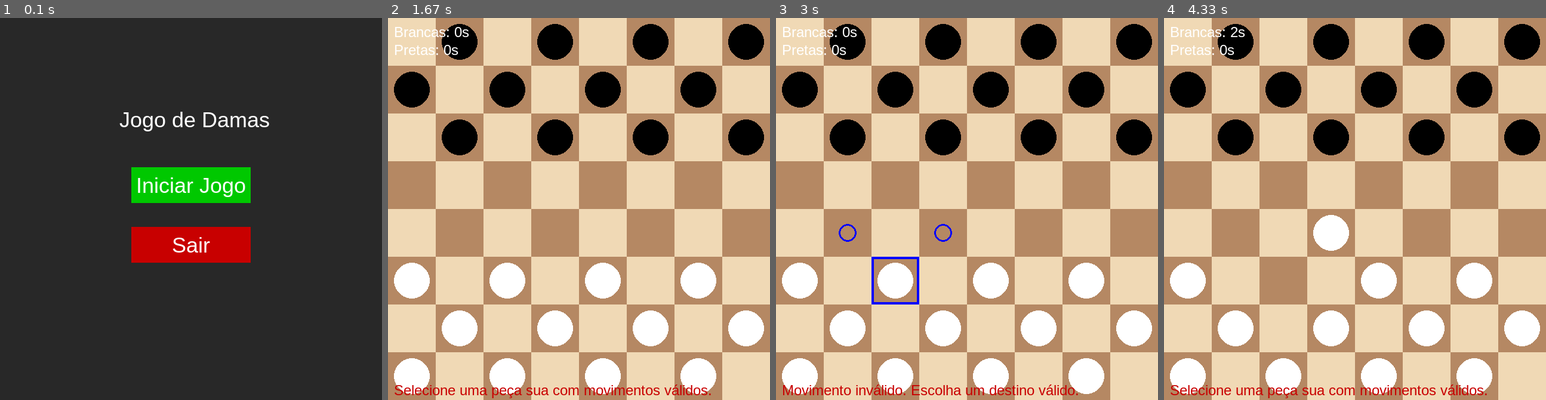
Above: before the commit, frames 1-4 (left to right).
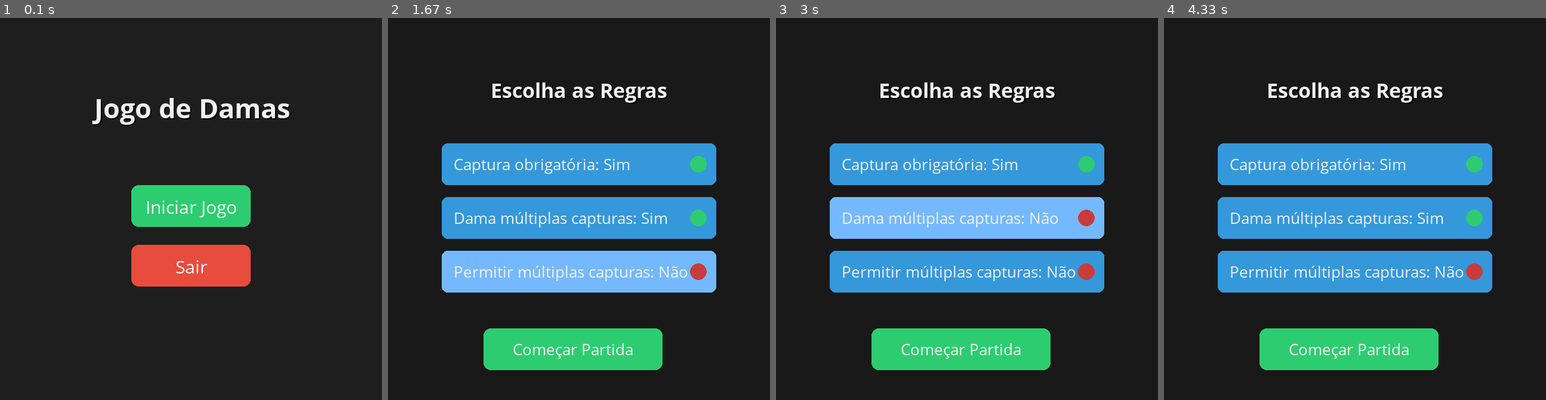
Above: after the commit, the same moments.

Repository: Tortuguinha/jogo-damas
Game: pygame game, started from main.py
The game is run twice, just before and just after one commit, with the same random seed, the same clock (stepped at 60 frames per second) and the same inputs.
Inputs (mouse positions are in pixels of both pictures, inside the frame that each line leads up to):
- Up to frame 1 (0.1 s): no input
- Up to frame 2 (1.67 s): click "Iniciar Jogo" at 0.38 s; click (514, 296) at 0.72 s; click (479, 327) at 1.05 s; click (456, 262) at 1.38 s
- Up to frame 3 (3 s): click (840, 327) at 1.72 s; click (852, 186) at 2.05 s; click (871, 300) at 2.38 s; click (993, 201) at 2.72 s
- Up to frame 4 (4.33 s): click (1316, 212) at 3.62 s; click (1217, 300) at 3.95 s

The runs differ from the first frame. In frame 1, 12% of the frame differs, in the area x 24-77%, y 20-71%; in frame 2, 100%; in frame 3, 100%; in frame 4, 100%, in the area x 0-100%, y 0-100%.

Commit message:
update
atualização do menu

Diff:
--- /dev/null
+++ b/src/cores.py
@@ -0,0 +1,6 @@
+# Definição das cores
+PRETO = (0, 0, 0)
+BRANCO = (255, 255, 255)
+VERMELHO = (231, 76, 60)
+VERDE = (46, 204, 113)
+AZUL = (52, 152, 219)
--- a/src/menu.py
+++ b/src/menu.py
@@ -2,19 +2,20 @@
 import sys
 
 # Cores
-CINZA_ESCURO = (40, 40, 40)
-BRANCO = (255, 255, 255)
-VERDE = (0, 200, 0)
-VERMELHO = (200, 0, 0)
-VERDE_CLARO = (0, 255, 0)
-VERMELHO_CLARO = (255, 50, 50)
+FUNDO = (30, 30, 30)
+BRANCO = (240, 240, 240)
+VERDE = (46, 204, 113)
+VERDE_CLARO = (67, 224, 138)
+VERMELHO = (231, 76, 60)
+VERMELHO_CLARO = (250, 105, 95)
+
+pygame.font.init()
+FONTE_TITULO = pygame.font.SysFont("Segoe UI", 48, bold=True)
+FONTE_BOTOES = pygame.font.SysFont("Segoe UI", 32)
 
 def desenhar_botao(tela, texto, fonte, cor_base, cor_hover, rect, mouse_pos):
-    if rect.collidepoint(mouse_pos):
-        pygame.draw.rect(tela, cor_hover, rect)
-    else:
-        pygame.draw.rect(tela, cor_base, rect)
-
+    cor = cor_hover if rect.collidepoint(mouse_pos) else cor_base
+    pygame.draw.rect(tela, cor, rect, border_radius=12)
     texto_render = fonte.render(texto, True, BRANCO)
     texto_rect = texto_render.get_rect(center=rect.center)
     tela.blit(texto_render, texto_rect)
@@ -23,25 +24,28 @@
     pygame.init()
     tela = pygame.display.set_mode((640, 640))
     pygame.display.set_caption("Menu - Jogo de Damas")
-    fonte = pygame.font.SysFont("arial", 36)
+    relogio = pygame.time.Clock()
 
-    # Botões
-    botao_iniciar = pygame.Rect(220, 250, 200, 60)
-    botao_sair = pygame.Rect(220, 350, 200, 60)
+    botao_iniciar = pygame.Rect(220, 280, 200, 70)
+    botao_sair = pygame.Rect(220, 380, 200, 70)
 
     while True:
-        tela.fill(CINZA_ESCURO)
+        tela.fill(FUNDO)
         mouse_pos = pygame.mouse.get_pos()
 
-        # Título
-        titulo = fonte.render("Jogo de Damas", True, BRANCO)
-        tela.blit(titulo, (200, 150))
+        titulo = FONTE_TITULO.render("Jogo de Damas", True, BRANCO)
+        texto_rect = titulo.get_rect(center=(640 // 2, 150))
+        # sombra para profundidade
+        sombra = FONTE_TITULO.render("Jogo de Damas", True, (0, 0, 0))
+        sombra_rect = sombra.get_rect(center=(640 // 2 + 2, 150 + 2))
+        tela.blit(sombra, sombra_rect)
+        tela.blit(titulo, texto_rect)
 
-        # Botões
-        desenhar_botao(tela, "Iniciar Jogo", fonte, VERDE, VERDE_CLARO, botao_iniciar, mouse_pos)
-        desenhar_botao(tela, "Sair", fonte, VERMELHO, VERMELHO_CLARO, botao_sair, mouse_pos)
+        desenhar_botao(tela, "Iniciar Jogo", FONTE_BOTOES, VERDE, VERDE_CLARO, botao_iniciar, mouse_pos)
+        desenhar_botao(tela, "Sair", FONTE_BOTOES, VERMELHO, VERMELHO_CLARO, botao_sair, mouse_pos)
 
         pygame.display.flip()
+        relogio.tick(60)
 
         for evento in pygame.event.get():
             if evento.type == pygame.QUIT:
--- a/src/menu_regras.py
+++ b/src/menu_regras.py
@@ -1,60 +1,77 @@
 import pygame
 import sys
 
-BRANCO = (255, 255, 255)
-CINZA = (50, 50, 50)
-AZUL = (0, 120, 255)
-AZUL_CLARO = (100, 180, 255)
-VERDE = (0, 200, 0)
-VERDE_CLARO = (0, 255, 0)
+BRANCO = (240, 240, 240)
+FUNDO = (25, 25, 25)
+AZUL = (52, 152, 219)
+AZUL_CLARO = (116, 185, 255)
+VERDE = (46, 204, 113)
+VERDE_CLARO = (67, 224, 138)
+VERMELHO = (200, 60, 60)
+
+pygame.font.init()
+FONTE_TITULO = pygame.font.SysFont("Segoe UI", 36, bold=True)
+FONTE_BOTOES = pygame.font.SysFont("Segoe UI", 28)
 
 def desenhar_toggle(tela, fonte, texto, estado, rect, mouse_pos):
-    cor = AZUL_CLARO if rect.collidepoint(mouse_pos) else AZUL
-    pygame.draw.rect(tela, cor, rect)
-    label = f"{texto}: {'Sim' if estado else 'Não'}"
-    texto_render = fonte.render(label, True, BRANCO)
-    texto_rect = texto_render.get_rect(center=rect.center)
+    cor_base = AZUL_CLARO if rect.collidepoint(mouse_pos) else AZUL
+    pygame.draw.rect(tela, cor_base, rect, border_radius=10)
+
+    # Texto alinhado mais para esquerda para abrir espaço para o círculo
+    padding_esquerdo = 20
+    texto_render = fonte.render(f"{texto}: {'Sim' if estado else 'Não'}", True, BRANCO)
+    texto_rect = texto_render.get_rect(midleft=(rect.left + padding_esquerdo, rect.centery))
     tela.blit(texto_render, texto_rect)
+
+    # Indicador do estado (círculo verde/vermelho no lado direito)
+    cor_estado = VERDE if estado else VERMELHO
+    raio = 14
+    pos_circulo = (rect.right - 30, rect.centery)
+    pygame.draw.circle(tela, cor_estado, pos_circulo, raio)
 
 def mostrar_menu_regras():
     pygame.init()
     tela = pygame.display.set_mode((640, 640))
     pygame.display.set_caption("Regras - Jogo de Damas")
-    fonte = pygame.font.SysFont("arial", 28)
+    relogio = pygame.time.Clock()
 
-    # Estados das regras
     captura_obrigatoria = True
     dama_multi_captura = True
     multiplas_capturas = True
 
-    # Botões
-    # Botões com largura maior e centralizados
-    botao_largura = 400
-    botao_altura = 60
-    botao_x = (640 - botao_largura) // 2  # centralizado
+    # Botões maiores para evitar sobreposição das bolinhas
+    botao_largura = 460
+    botao_altura = 70
+    botao_x = (640 - botao_largura) // 2
 
-    botao_captura = pygame.Rect(botao_x, 200, botao_largura, botao_altura)
-    botao_dama = pygame.Rect(botao_x, 280, botao_largura, botao_altura)
-    botao_multi = pygame.Rect(botao_x, 360, botao_largura, botao_altura)
-    botao_comecar = pygame.Rect(botao_x + 50, 460, 300, 60)
-
+    botao_captura = pygame.Rect(botao_x, 210, botao_largura, botao_altura)
+    botao_dama = pygame.Rect(botao_x, 300, botao_largura, botao_altura)
+    botao_multi = pygame.Rect(botao_x, 390, botao_largura, botao_altura)
+    botao_comecar = pygame.Rect(botao_x + 70, 520, 300, 70)
 
     while True:
-        tela.fill(CINZA)
+        tela.fill(FUNDO)
         mouse_pos = pygame.mouse.get_pos()
 
-        titulo = fonte.render("Escolha as Regras", True, BRANCO)
-        tela.blit(titulo, (200, 120))
+        titulo = FONTE_TITULO.render("Escolha as Regras", True, BRANCO)
+        texto_rect = titulo.get_rect(center=(640 // 2, 120))
+        sombra = FONTE_TITULO.render("Escolha as Regras", True, (0, 0, 0))
+        sombra_rect = sombra.get_rect(center=(640 // 2 + 2, 120 + 2))
+        tela.blit(sombra, sombra_rect)
+        tela.blit(titulo, texto_rect)
 
-        desenhar_toggle(tela, fonte, "Captura obrigatória", captura_obrigatoria, botao_captura, mouse_pos)
-        desenhar_toggle(tela, fonte, "Dama c/ múltiplas capturas", dama_multi_captura, botao_dama, mouse_pos)
-        desenhar_toggle(tela, fonte, "Permitir múltiplas capturas", multiplas_capturas, botao_multi, mouse_pos)
+        desenhar_toggle(tela, FONTE_BOTOES, "Captura obrigatória", captura_obrigatoria, botao_captura, mouse_pos)
+        desenhar_toggle(tela, FONTE_BOTOES, "Dama múltiplas capturas", dama_multi_captura, botao_dama, mouse_pos)
+        desenhar_toggle(tela, FONTE_BOTOES, "Permitir múltiplas capturas", multiplas_capturas, botao_multi, mouse_pos)
 
-        pygame.draw.rect(tela, VERDE_CLARO if botao_comecar.collidepoint(mouse_pos) else VERDE, botao_comecar)
-        texto_comecar = fonte.render("Começar Partida", True, BRANCO)
-        tela.blit(texto_comecar, texto_comecar.get_rect(center=botao_comecar.center))
+        cor_botao = VERDE_CLARO if botao_comecar.collidepoint(mouse_pos) else VERDE
+        pygame.draw.rect(tela, cor_botao, botao_comecar, border_radius=12)
+        texto_comecar = FONTE_BOTOES.render("Começar Partida", True, BRANCO)
+        texto_comecar_rect = texto_comecar.get_rect(center=botao_comecar.center)
+        tela.blit(texto_comecar, texto_comecar_rect)
 
         pygame.display.flip()
+        relogio.tick(60)
 
         for evento in pygame.event.get():
             if evento.type == pygame.QUIT:
--- a/src/ui_pygame.py
+++ b/src/ui_pygame.py
@@ -1,19 +1,7 @@
 import pygame, time
 from .ui_base import UIBase
-from .tabuleiro import Tabuleiro, Peao, Dama
-
-# Cores
-BRANCO = (255, 255, 255)
-PRETO = (0, 0, 0)
-VERMELHO = (200, 0, 0)
-CINZA = (100, 100, 100)
-BEGE = (240, 217, 181)
-MARROM = (181, 136, 99)
-AZUL = (0, 0, 255)
-SELECAO_COR = (0, 255, 0, 100)
-
-TAMANHO_CASA = 80
-TAMANHO_JANELA = TAMANHO_CASA * 8
+from .tabuleiro import Tabuleiro, Dama
+from .cores import PRETO, BRANCO, VERMELHO, VERDE, AZUL
 
 class UIPygame(UIBase):
     def __init__(self, tabuleiro):
@@ -28,77 +16,64 @@
         self.rodando = True
         self.mensagem = ""
 
-        # ⏱️ Cronômetros
-        self.tempo_branco = 0
-        self.tempo_preto = 0
+        # ⏱️ Cronômetros iniciam em 5 minutos (300 segundos)
+        self.tempo_branco = 300.0
+        self.tempo_preto = 300.0
+
         self.inicio_turno = None
         self.turno_atual = None
 
     def desenhar_cronometros(self):
-        tempo_b = int(self.tempo_branco)
-        tempo_p = int(self.tempo_preto)
-
-        texto_b = self.fonte.render(f"Brancas: {tempo_b}s", True, BRANCO)
-        texto_p = self.fonte.render(f"Pretas: {tempo_p}s", True, BRANCO)
+        # Exibir minutos e segundos no formato mm:ss
+        def formatar_tempo(segundos):
+            if segundos < 0:
+                segundos = 0
+            m = int(segundos) // 60
+            s = int(segundos) % 60
+            return f"{m:02d}:{s:02d}"
+
+        texto_b = self.fonte.render(f"Brancas: {formatar_tempo(self.tempo_branco)}", True, BRANCO)
+        texto_p = self.fonte.render(f"Pretas: {formatar_tempo(self.tempo_preto)}", True, BRANCO)
 
         self.tela.blit(texto_b, (10, 10))
         self.tela.blit(texto_p, (10, 40))
 
-    def desenhar_tabuleiro(self):
-        for linha in range(8):
-            for col in range(8):
-                cor = BEGE if (linha + col) % 2 == 0 else MARROM
-                pygame.draw.rect(self.tela, cor, (col*TAMANHO_CASA, linha*TAMANHO_CASA, TAMANHO_CASA, TAMANHO_CASA))
-
-    def desenhar_pecas(self):
-        for linha in range(8):
-            for col in range(8):
-                peca = self.tabuleiro.tabuleiro[linha][col]
-                if peca:
-                    cor = BRANCO if peca.cor == 'B' else PRETO
-                    centro = (col * TAMANHO_CASA + TAMANHO_CASA//2, linha * TAMANHO_CASA + TAMANHO_CASA//2)
-                    pygame.draw.circle(self.tela, cor, centro, 30)
-
-                    if isinstance(peca, Dama):
-                        pygame.draw.circle(self.tela, VERMELHO, centro, 34, 3)
-
-    def desenhar_selecao(self):
-        if self.selecionado:
-            linha, col = self.selecionado
-            rect = pygame.Rect(col*TAMANHO_CASA, linha*TAMANHO_CASA, TAMANHO_CASA, TAMANHO_CASA)
-            pygame.draw.rect(self.tela, AZUL, rect, 4)
-
-            for mov in self.movimentos_validos:
-                linha_m, col_m = mov
-                centro = (col_m * TAMANHO_CASA + TAMANHO_CASA//2, linha_m * TAMANHO_CASA + TAMANHO_CASA//2)
-                pygame.draw.circle(self.tela, AZUL, centro, 15, 3)
-
-    def mostrar_mensagem(self, mensagem):
-        self.mensagem = mensagem
-        print(mensagem)
-
-    def desenhar_mensagem(self):
-        if self.mensagem:
-            texto = self.fonte.render(self.mensagem, True, VERMELHO)
-            self.tela.blit(texto, (10, TAMANHO_JANELA - 30))
-
     def pos_click_para_casa(self, pos):
         x, y = pos
-        linha = y // TAMANHO_CASA
-        col = x // TAMANHO_CASA
-        if 0 <= linha < 8 and 0 <= col < 8:
-            return (linha, col)
-        return None
+        tamanho_casa = self.tela.get_width() // self.tabuleiro.tamanho
+        coluna = x // tamanho_casa
+        linha = y // tamanho_casa
+
+        if 0 <= linha < self.tabuleiro.tamanho and 0 <= coluna < self.tabuleiro.tamanho:
+            return (linha, coluna)
+        else:
+            return None
 
     def ler_movimento(self, turno):
-        self.inicio_turno = time.time()
-        self.turno_atual = turno
-        self.selecionado = None
-        self.movimentos_validos = []
+        # Ao iniciar a leitura do movimento, define o turno atual e registra o tempo inicial
+        if self.turno_atual != turno:
+            # mudou o turno, atualiza o tempo do turno anterior antes de trocar
+            self.atualizar_tempo_turno()
+            self.turno_atual = turno
+            self.inicio_turno = time.time()
+        elif self.inicio_turno is None:
+            self.inicio_turno = time.time()
+
         origem = None
         destino = None
 
         while True:
+            # Atualiza o cronômetro a cada loop
+            self.atualizar_tempo_turno()
+
+            # Se algum jogador zerar o tempo, encerra o jogo (retornando None, None)
+            if self.tempo_branco <= 0:
+                self.mostrar_mensagem("Tempo esgotado! Jogador das Brancas perdeu!")
+                return None, None
+            if self.tempo_preto <= 0:
+                self.mostrar_mensagem("Tempo esgotado! Jogador das Pretas perdeu!")
+                return None, None
+
             for evento in pygame.event.get():
                 if evento.type == pygame.QUIT:
                     return None, None
@@ -142,14 +117,9 @@
                             self.movimentos_validos = []
                             self.mostrar_mensagem("")
 
-                            # ⏱️ Finaliza tempo do turno
-                            if self.inicio_turno:
-                                tempo_passado = time.time() - self.inicio_turno
-                                if self.turno_atual == 'B':
-                                    self.tempo_branco += tempo_passado
-                                else:
-                                    self.tempo_preto += tempo_passado
-                                self.inicio_turno = None
+                            # Atualiza tempo antes de finalizar o movimento
+                            self.atualizar_tempo_turno()
+                            self.inicio_turno = None  # Pausa o cronômetro até o próximo turno
 
                             return origem, destino
                         else:
@@ -163,11 +133,40 @@
             self.desenhar_cronometros()
             pygame.display.flip()
 
+    def atualizar_tempo_turno(self):
+        if self.inicio_turno is None or self.turno_atual is None:
+            return
+
+        tempo_agora = time.time()
+        tempo_passado = tempo_agora - self.inicio_turno
+
+        if self.turno_atual == 'B':
+            self.tempo_branco -= tempo_passado
+        else:
+            self.tempo_preto -= tempo_passado
+
+        self.inicio_turno = tempo_agora  # reinicia o timer para próxima medição
+
+    # O método ler_movimento_continuacao deve usar o mesmo sistema para o tempo
     def ler_movimento_continuacao(self, origem):
         self.selecionado = origem
         self.movimentos_validos = self.tabuleiro.movimentos_validos_para_peca(origem)
 
+        if self.inicio_turno is None:
+            self.inicio_turno = time.time()
+
         while True:
+            # Atualiza o cronômetro a cada loop
+            self.atualizar_tempo_turno()
+
+            # Verifica se tempo acabou
+            if self.tempo_branco <= 0:
+                self.mostrar_mensagem("Tempo esgotado! Jogador das Brancas perdeu!")
+                return None
+            if self.tempo_preto <= 0:
+                self.mostrar_mensagem("Tempo esgotado! Jogador das Pretas perdeu!")
+                return None
+
             for evento in pygame.event.get():
                 if evento.type == pygame.QUIT:
                     return None
@@ -180,6 +179,7 @@
                         self.mostrar_mensagem("")
                         self.selecionado = None
                         self.movimentos_validos = []
+                        self.inicio_turno = None  # Pausa o cronômetro após movimento continuar
                         return pos_casa
                     else:
                         self.mostrar_mensagem("Movimento inválido. Escolha um destino válido.")
@@ -191,3 +191,49 @@
             self.desenhar_mensagem()
             self.desenhar_cronometros()
             pygame.display.flip()
+
+    def desenhar_mensagem(self):
+        if self.mensagem:
+            texto = self.fonte.render(self.mensagem, True, (255, 255, 255))
+            rect = texto.get_rect(center=(self.tela.get_width() // 2, self.tela.get_height() - 30))
+            self.tela.blit(texto, rect)
+
+    def desenhar_tabuleiro(self):
+        tamanho_casa = self.tela.get_width() // self.tabuleiro.tamanho
+        cores = [(235, 209, 166), (165, 117, 81)]  # cores claras e escuras das casas
+
+        for linha in range(self.tabuleiro.tamanho):
+            for coluna in range(self.tabuleiro.tamanho):
+                cor = cores[(linha + coluna) % 2]
+                rect = pygame.Rect(coluna * tamanho_casa, linha * tamanho_casa, tamanho_casa, tamanho_casa)
+                pygame.draw.rect(self.tela, cor, rect)
+
+    def desenhar_pecas(self):
+        tamanho_casa = self.tela.get_width() // self.tabuleiro.tamanho
+        for linha in range(self.tabuleiro.tamanho):
+            for coluna in range(self.tabuleiro.tamanho):
+                peca = self.tabuleiro.obter_peca((linha, coluna))
+                if peca:
+                    cor_peca = (255, 255, 255) if peca.cor == 'B' else (0, 0, 0)
+                    centro = (coluna * tamanho_casa + tamanho_casa // 2, linha * tamanho_casa + tamanho_casa // 2)
+                    pygame.draw.circle(self.tela, cor_peca, centro, tamanho_casa // 2 - 10)
+
+                    if isinstance(peca, Dama):
+                        pygame.draw.circle(self.tela, (255, 215, 0), centro, tamanho_casa // 4)  # Marcação para dama
+
+    def desenhar_selecao(self):
+        if self.selecionado:
+            tamanho_casa = self.tela.get_width() // self.tabuleiro.tamanho
+            linha, coluna = self.selecionado
+            rect = pygame.Rect(coluna * tamanho_casa, linha * tamanho_casa, tamanho_casa, tamanho_casa)
+            pygame.draw.rect(self.tela, (255, 255, 0), rect, 3)  # contorno amarelo na seleção
+
+            # Destaca os movimentos válidos
+            for mov in self.movimentos_validos:
+                linha_m, col_m = mov
+                centro = (col_m * tamanho_casa + tamanho_casa // 2, linha_m * tamanho_casa + tamanho_casa // 2)
+                pygame.draw.circle(self.tela, (0, 255, 0), centro, 10)
+
+    def mostrar_mensagem(self, mensagem):
+        self.mensagem = mensagem
+        print(mensagem)  # Você pode imprimir no console também
